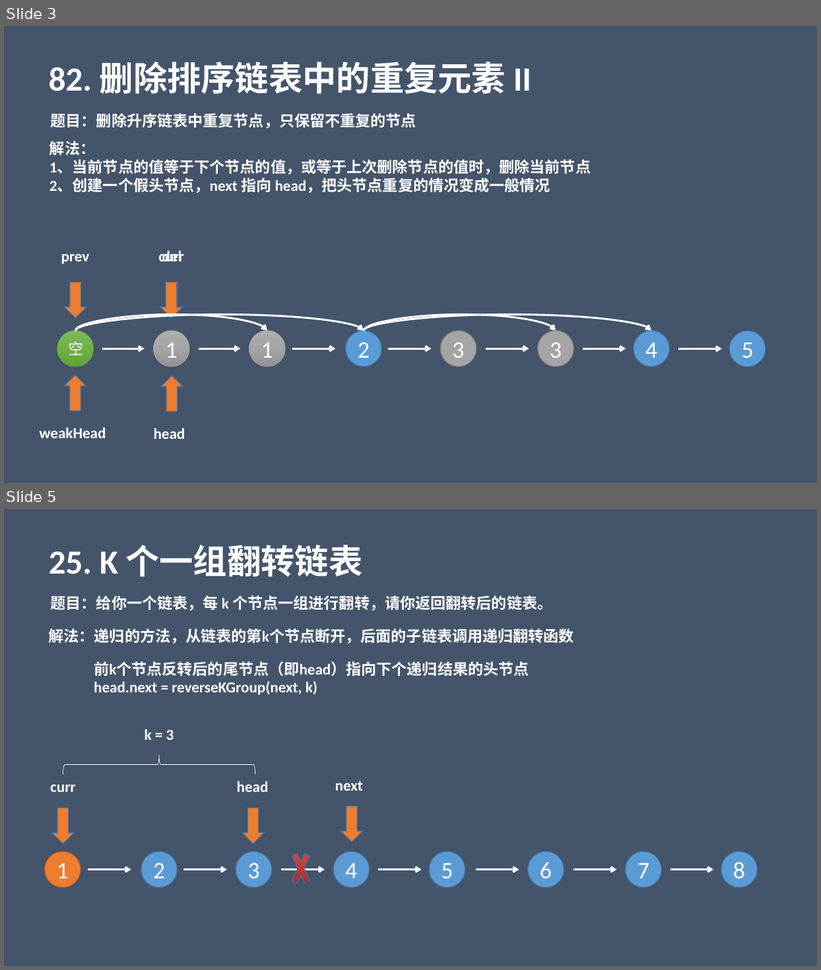
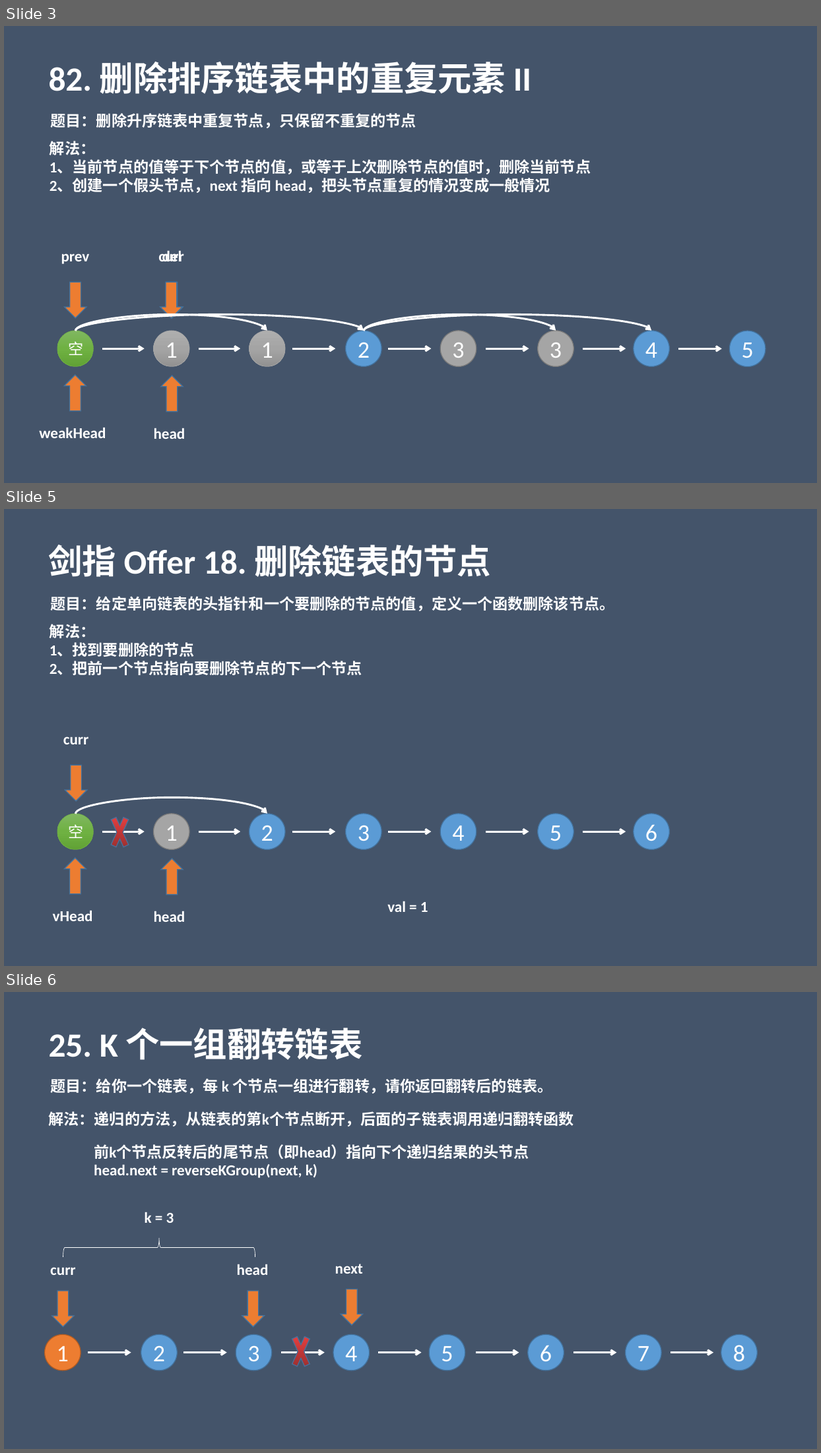
Before and after one commit to liangle/liangle-frontend-studybook, a slide deck: 小白学算法系列.pptx. Shown one above the other, each under a label of ours: slides 3 and 5 before the commit, slides 3, 5 and 6 after it; the slides between them are not shown. The pictures are 821x970 and 821x1453 pixels, drawn with LibreOffice and Linux fonts; fonts in the diff are those of the drawing. Boxes give left, top, right and bottom in pixels: in the first picture for what was removed or moved away, otherwise in the second. Text is boxed around its words. In the diff, an @@ line names an element or a change of style, - is before the commit and + after.

```diff
--- a/小白学算法系列.pptx
+++ b/小白学算法系列.pptx
@@ slide 5 added at [4,509,817,966], background #44546A @@
@@ text added at [49,545,491,577], 40 pt, text #FFFFFF, bold @@
+剑指 Offer 18. 删除链表的节点
@@ text added at [51,596,615,611], 18 pt, text #FFFFFF, bold @@
+题目：给定单向链表的头指针和一个要删除的节点的值，定义一个函数删除该节点。
@@ text added at [50,624,362,675], 18 pt, text #FFFFFF, bold @@
+解法：
+1、找到要删除的节点
+2、把前一个节点指向要删除节点的下一个节点
@@ text added at [63,737,88,745], 18 pt, text #FFFFFF, bold @@
+curr
@@ down arrow added at [65,765,87,801], fill #ED7D31, outline #43739E 1 pt @@
@@ curved arrow added from (75, 814) to (267, 814), #FFFFFF 2.25 pt @@
@@ ellipse added at [57,814,94,850], fill gradient #81B861 to #6FB242 to #62A336, outline #70AD47 0.5 pt, 18 pt, text #FFFFFF @@
+空
@@ cross added at [108,806,131,859], fill gradient #FE4444 to #832B2B, outline #43739E 1 pt @@
@@ ellipse added at [153,814,189,850], fill #A5A5A5, outline #7A7A7A 1 pt, 28 pt, text #FFFFFF @@
+1
@@ ellipse added at [250,814,285,850], fill #5B9BD5, outline #43739E 1 pt, 28 pt, text #FFFFFF @@
+2
@@ ellipse added at [346,814,382,850], fill #5B9BD5, outline #43739E 1 pt, 28 pt, text #FFFFFF @@
+3
@@ ellipse added at [441,814,477,850], fill #5B9BD5, outline #43739E 1 pt, 28 pt, text #FFFFFF @@
+4
@@ ellipse added at [538,814,574,850], fill #5B9BD5, outline #43739E 1 pt, 28 pt, text #FFFFFF @@
+5
@@ ellipse added at [634,814,669,850], fill #5B9BD5, outline #43739E 1 pt, 28 pt, text #FFFFFF @@
+6
@@ arrow added from (103, 832) to (145, 832), #FFFFFF 2.25 pt @@
@@ arrow added from (199, 832) to (241, 832), #FFFFFF 2.25 pt @@
@@ arrow added from (292, 832) to (336, 832), #FFFFFF 2.25 pt @@
@@ arrow added from (388, 832) to (432, 832), #FFFFFF 2.25 pt @@
@@ arrow added from (486, 832) to (529, 832), #FFFFFF 2.25 pt @@
@@ arrow added from (583, 832) to (626, 832), #FFFFFF 2.25 pt @@
@@ down arrow added at [64,859,86,894], fill #ED7D31, outline #43739E 1 pt @@
@@ down arrow added at [161,859,183,895], fill #ED7D31, outline #43739E 1 pt @@
@@ text added at [387,902,428,912], 18 pt, text #FFFFFF, bold @@
+val = 1
@@ text added at [53,911,93,921], 18 pt, text #FFFFFF, bold @@
+vHead
@@ text added at [154,912,186,922], 18 pt, text #FFFFFF, bold @@
+head
@@ what was slide 5 is now slide 6 @@
```
Also in this commit, not shown: 1 slide changed, 2 other slides added, 2 other files.
